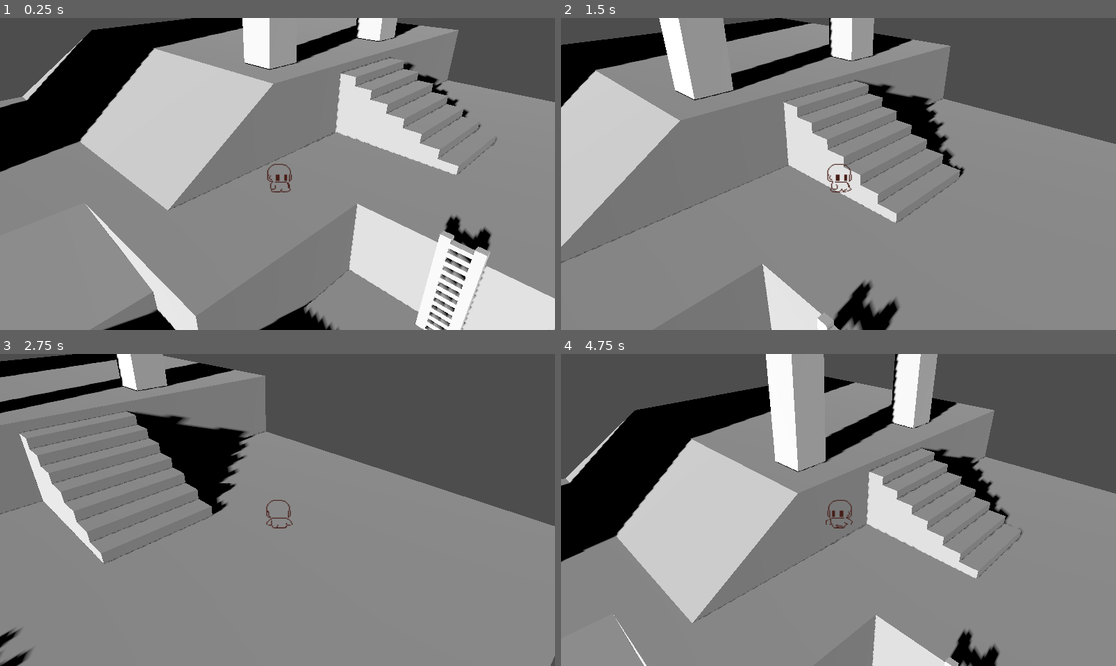
Above: before the commit, frames 1-4 (two rows, left to right).
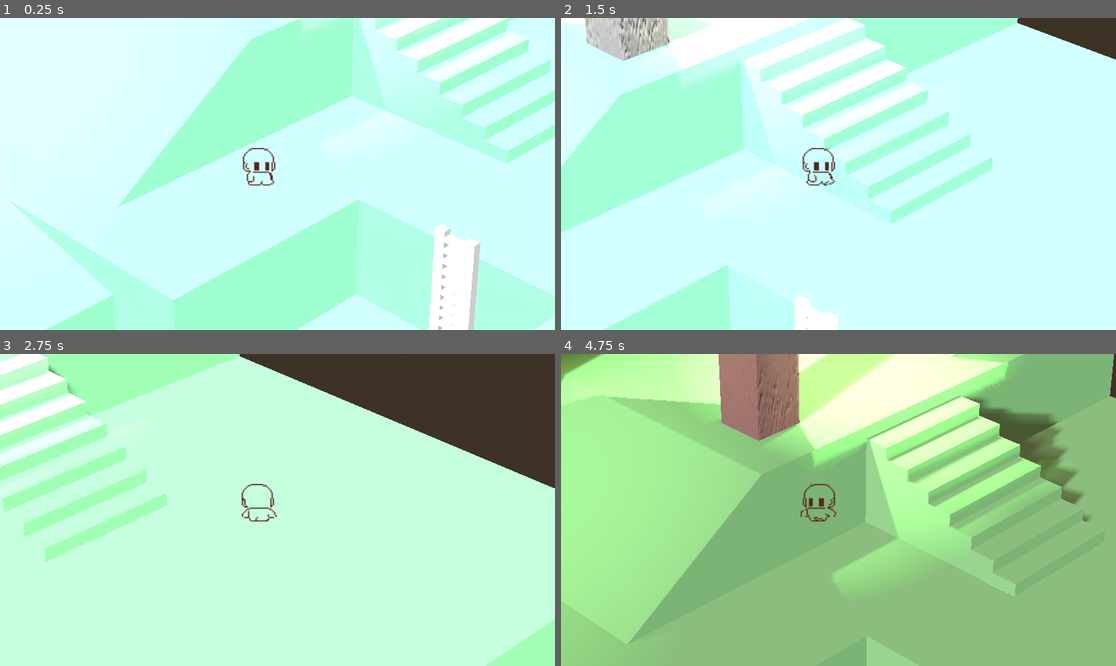
Above: after the commit, the same moments.

Repository: NiJingzhe/Travellers
Game: Godot game, scene res://scenes/test_world.tscn
The game is run twice, just before and just after one commit, with the same random seed, the same clock (stepped at 60 frames per second) and the same inputs. The engine's default icon, where the game draws it, is replaced by a stand-in: a white triangle on a blue panel in a dark square.
Inputs:
- Up to frame 1 (0.25 s): no input
- Up to frame 2 (1.5 s): tap Enter (ui_accept) at 0.5, 0.77 s; hold D (walk_right) 0.53-1.28 s; hold S (walk_down) from 1.28 s (still down)
- Up to frame 3 (2.75 s): tap Enter (ui_accept) at 1.52 s; release S (walk_down) at 2.03 s; hold D (walk_right) from 2.03 s (still down)
- Up to frame 4 (4.75 s): release D (walk_right) at 2.78 s; hold W (walk_up) 2.78-3.53 s; tap Enter (ui_accept) at 3.02, 3.77, 4.52 s; hold A (walk_left) from 3.53 s (still down)

The runs differ from the first frame. In frame 1, 98% of the frame differs, in the area x 0-100%, y 0-100%; in frame 2, 99%; in frame 3, 100%; in frame 4, 99%.

Commit message:
加入昼夜更替

Diff:
--- a/model/map/test_map/test_map.tscn
+++ b/model/map/test_map/test_map.tscn
@@ -1,15 +1,70 @@
-[gd_scene load_steps=8 format=3 uid="uid://doeosqkm7i4vl"]
+[gd_scene load_steps=15 format=3 uid="uid://doeosqkm7i4vl"]
 
 [ext_resource type="PackedScene" uid="uid://bbfldinuv4d7p" path="res://model/map/test_map/test_map.glb" id="1_xurgd"]
+
+[sub_resource type="StandardMaterial3D" id="StandardMaterial3D_mr8cb"]
+shading_mode = 2
+diffuse_mode = 3
+specular_mode = 1
+albedo_color = Color(0.32549, 0.584314, 0.415686, 1)
+subsurf_scatter_strength = 0.2
+texture_filter = 2
 
 [sub_resource type="ConcavePolygonShape3D" id="ConcavePolygonShape3D_5dwkk"]
 data = PackedVector3Array(10, -1, -10, 10, 1, 10, 10, 1, -10, 10, -1, -10, 10, -1, 10, 10, 1, 10, 2.977, 1, 10, -10, 2. …(7461 unchanged characters)…
 
+[sub_resource type="Gradient" id="Gradient_enyau"]
+interpolation_mode = 2
+offsets = PackedFloat32Array(0.157895, 0.473684, 0.842105, 1)
+colors = PackedColorArray(0, 0, 0, 1, 0.731643, 0.731643, 0.731643, 1, 0.818182, 0.818182, 0.818182, 1, 1, 1, 1, 1)
+
+[sub_resource type="FastNoiseLite" id="FastNoiseLite_wko5o"]
+noise_type = 0
+seed = 315
+frequency = 0.0105
+fractal_gain = 1.14
+fractal_weighted_strength = 0.08
+domain_warp_type = 1
+domain_warp_amplitude = 30.445
+domain_warp_frequency = 0.54
+domain_warp_fractal_octaves = 1
+domain_warp_fractal_lacunarity = 5.335
+domain_warp_fractal_gain = 1.895
+
+[sub_resource type="NoiseTexture2D" id="NoiseTexture2D_e6gf8"]
+invert = true
+seamless = true
+seamless_blend_skirt = 0.0
+as_normal_map = true
+color_ramp = SubResource("Gradient_enyau")
+noise = SubResource("FastNoiseLite_wko5o")
+
+[sub_resource type="StandardMaterial3D" id="StandardMaterial3D_rsgm8"]
+diffuse_mode = 3
+specular_mode = 1
+albedo_color = Color(0.337255, 0.337255, 0.337255, 1)
+normal_enabled = true
+normal_texture = SubResource("NoiseTexture2D_e6gf8")
+
 [sub_resource type="ConcavePolygonShape3D" id="ConcavePolygonShape3D_slqrw"]
 data = PackedVector3Array(-0.7808, 2.6317, 0.7808, 1.0906, 2.6317, 1.0906, 0.7808, 2.6317, 0.7808, -0.7808, 2.6317, 0.7 …(2624 unchanged characters)…
 
+[sub_resource type="StandardMaterial3D" id="StandardMaterial3D_v1rwl"]
+diffuse_mode = 3
+specular_mode = 1
+albedo_color = Color(0.337255, 0.337255, 0.337255, 1)
+normal_enabled = true
+normal_texture = SubResource("NoiseTexture2D_e6gf8")
+
 [sub_resource type="ConcavePolygonShape3D" id="ConcavePolygonShape3D_mflcp"]
 data = PackedVector3Array(-0.7808, 2.6317, 0.7808, 1.0906, 2.6317, 1.0906, 0.7808, 2.6317, 0.7808, -0.7808, 2.6317, 0.7 …(2624 unchanged characters)…
+
+[sub_resource type="StandardMaterial3D" id="StandardMaterial3D_qt2l8"]
+diffuse_mode = 3
+specular_mode = 1
+albedo_color = Color(0.337255, 0.337255, 0.337255, 1)
+normal_enabled = true
+normal_texture = SubResource("NoiseTexture2D_e6gf8")
 
 [sub_resource type="ConcavePolygonShape3D" id="ConcavePolygonShape3D_tprbe"]
 data = PackedVector3Array(-1.7866, -3.4499, -0.9543, -1.7866, 3.4499, -1.9085, -1.7866, 3.4499, -0.9543, -1.7866, -3.44 …(12686 unchanged characters)…
@@ -22,20 +77,33 @@
 
 [node name="test_map" instance=ExtResource("1_xurgd")]
 
+[node name="Cube" parent="." index="0"]
+material_override = SubResource("StandardMaterial3D_mr8cb")
+
 [node name="StaticBody3D" type="StaticBody3D" parent="Cube" index="0"]
 
 [node name="CollisionShape3D" type="CollisionShape3D" parent="Cube/StaticBody3D" index="0"]
 shape = SubResource("ConcavePolygonShape3D_5dwkk")
+
+[node name="立方体" parent="." index="1"]
+material_override = SubResource("StandardMaterial3D_rsgm8")
 
 [node name="StaticBody3D" type="StaticBody3D" parent="立方体" index="0"]
 
 [node name="CollisionShape3D" type="CollisionShape3D" parent="立方体/StaticBody3D" index="0"]
 shape = SubResource("ConcavePolygonShape3D_slqrw")
 
+[node name="立方体001" parent="." index="2"]
+transform = Transform3D(0.624097, 0, 0, 0, 0.624097, 0, 0, 0, 0.624097, -6.29721, 4.89347, 1.39025)
+material_override = SubResource("StandardMaterial3D_v1rwl")
+
 [node name="StaticBody3D" type="StaticBody3D" parent="立方体001" index="0"]
 
 [node name="CollisionShape3D" type="CollisionShape3D" parent="立方体001/StaticBody3D" index="0"]
 shape = SubResource("ConcavePolygonShape3D_mflcp")
+
+[node name="立方体002" parent="." index="3"]
+material_override = SubResource("StandardMaterial3D_qt2l8")
 
 [node name="StaticBody3D" type="StaticBody3D" parent="立方体002" index="0"]
 
--- a/project.godot
+++ b/project.godot
@@ -14,6 +14,10 @@
 run/main_scene="res://scenes/test_world.tscn"
 config/features=PackedStringArray("4.1", "Mobile")
 config/icon="res://icon.svg"
+
+[display]
+
+window/size/resizable=false
 
 [input]
 
@@ -47,3 +51,11 @@
 "events": [Object(InputEventKey,"resource_local_to_scene":false,"resource_name":"","device":-1,"window_id":0,"alt_pressed":false,"shift_pressed":false,"ctrl_pressed":false,"meta_pressed":false,"pressed":false,"keycode":0,"physical_keycode":66,"key_label":0,"unicode":98,"echo":false,"script":null)
 ]
 }
+
+[rendering]
+
+lights_and_shadows/positional_shadow/soft_shadow_filter_quality=3
+lights_and_shadows/positional_shadow/soft_shadow_filter_quality.mobile=2
+lights_and_shadows/positional_shadow/atlas_quadrant_1_subdiv=3
+lights_and_shadows/positional_shadow/atlas_quadrant_2_subdiv=4
+lights_and_shadows/positional_shadow/atlas_quadrant_3_subdiv=5
--- a/scenes/player.tscn
+++ b/scenes/player.tscn
@@ -247,7 +247,7 @@
 shape = SubResource("CapsuleShape3D_4vu74")
 
 [node name="Camera3D" type="Camera3D" parent="."]
-transform = Transform3D(0.707107, -0.353553, 0.612373, 0, 0.866026, 0.5, -0.707107, -0.353553, 0.612373, 2.42001, 2.17637, 2.45068)
+transform = Transform3D(0.707107, -0.353553, 0.612373, 0, 0.866026, 0.499999, -0.707107, -0.353553, 0.612373, 7.44909, 6.06758, 7.24)
 current = true
-fov = 45.0
-size = 5.0
+fov = 12.0
+size = 6.0
--- /dev/null
+++ b/scenes/sun_system.tscn
@@ -0,0 +1,58 @@
+[gd_scene load_steps=8 format=3 uid="uid://7p7nnxrq2a1k"]
+
+[ext_resource type="Script" path="res://script/TimeSystem/ShadowCaster.gd" id="1_mdjbs"]
+[ext_resource type="Script" path="res://script/TimeSystem/sun_system.gd" id="1_prdnq"]
+[ext_resource type="Script" path="res://script/TimeSystem/TimeSystemVisualEffect.gd" id="2_yyxts"]
+
+[sub_resource type="Curve" id="Curve_8fcsj"]
+bake_resolution = 200
+_data = [Vector2(0.0762332, 0.178947), 0.0, 0.0, 0, 0, Vector2(0.237668, 0.242105), 0.0, 0.0, 0, 0, Vector2(0.497758, 1), 0.0, 0.0, 0, 0, Vector2(0.61435, 1), 0.0, 0.0, 0, 0, Vector2(0.878924, 0.189474), 0.0, 0.0, 0, 0, Vector2(1, 0.168421), 0.0, 0.0, 0, 0]
+point_count = 6
+
+[sub_resource type="Curve" id="Curve_usimw"]
+min_value = -180.0
+max_value = 180.0
+_data = [Vector2(0, -180), 0.0, 0.0, 0, 0, Vector2(0.25, -90), 0.0, 0.0, 0, 0, Vector2(0.5, -20), 0.0, 0.0, 0, 0, Vector2(0.75, 90), 0.0, 0.0, 0, 0, Vector2(1, 180), 0.0, 0.0, 0, 0]
+point_count = 5
+
+[sub_resource type="Curve" id="Curve_npf70"]
+_data = [Vector2(0, 1), 0.0, 0.0716755, 0, 0, Vector2(1e-05, 1), 0.0, 0.0, 0, 0, Vector2(0.255605, 0.621053), -4.2805, -4.2805, 0, 0, Vector2(0.515695, 0.2), 0.0266749, 0.0266749, 0, 0, Vector2(1, 0.2), 0.0, 0.0, 0, 0]
+point_count = 5
+
+[sub_resource type="Curve" id="Curve_ehxch"]
+_data = [Vector2(0, 0), 0.0, 0.0, 0, 0, Vector2(0.224215, 0), 0.0, 0.0, 0, 0, Vector2(0.493274, 0.715789), 1.51443, 1.51443, 0, 0, Vector2(1, 1), 0.0, 0.0, 0, 0]
+point_count = 4
+
+[node name="SunSystem" type="Node3D"]
+script = ExtResource("1_prdnq")
+energy_curve = SubResource("Curve_8fcsj")
+dawntime_color = Color(0.341176, 0.443137, 0.517647, 1)
+dusktime_color = Color(0.854902, 0.376471, 0.337255, 1)
+time_of_whole_day = 20.0
+angle_curve = SubResource("Curve_usimw")
+shadow_blur_curve = SubResource("Curve_npf70")
+shadow_transparency_curve = SubResource("Curve_ehxch")
+
+[node name="Timer" type="Timer" parent="."]
+wait_time = 0.1
+autostart = true
+
+[node name="ShadowCaster" type="DirectionalLight3D" parent="."]
+transform = Transform3D(0.969343, -9.02771e-10, 0.245713, 9.31323e-10, 1, 0, -0.245713, 2.28838e-10, 0.969343, 1, 7.69132, -1.07288e-06)
+light_energy = 0.6
+shadow_enabled = true
+shadow_bias = 0.25
+shadow_normal_bias = 3.0
+shadow_reverse_cull_face = true
+shadow_blur = 0.2
+directional_shadow_blend_splits = true
+script = ExtResource("1_mdjbs")
+
+[node name="Sun" type="DirectionalLight3D" parent="."]
+transform = Transform3D(0.965926, -0.183013, 0.183013, 0, 0.707107, 0.707107, -0.258819, -0.683013, 0.683013, 0, 11, 0)
+shadow_normal_bias = 2.6
+shadow_reverse_cull_face = true
+shadow_blur = 0.2
+script = ExtResource("2_yyxts")
+
+[connection signal="timeout" from="Timer" to="." method="_on_timer_timeout"]
--- a/scenes/test_world.tscn
+++ b/scenes/test_world.tscn
@@ -1,19 +1,81 @@
-[gd_scene load_steps=4 format=3 uid="uid://d1fhknnlbnafw"]
+[gd_scene load_steps=11 format=3 uid="uid://d1fhknnlbnafw"]
 
 [ext_resource type="PackedScene" uid="uid://6uqhlg6628o8" path="res://scenes/player.tscn" id="1_cpdod"]
+[ext_resource type="PackedScene" uid="uid://7p7nnxrq2a1k" path="res://scenes/sun_system.tscn" id="1_doesi"]
 [ext_resource type="PackedScene" uid="uid://doeosqkm7i4vl" path="res://model/map/test_map/test_map.tscn" id="2_i4py4"]
-[ext_resource type="PackedScene" uid="uid://o4j3bjvq5ecd" path="res://scenes/data_manager.tscn" id="3_qo6m8"]
+[ext_resource type="Shader" uid="uid://k6erj4lpdfxr" path="res://shaders/pixelized/pixelized_method1.tres" id="3_xqvfx"]
+[ext_resource type="Texture2D" uid="uid://12qyvg0nh4o8" path="res://icon.svg" id="4_m1yiy"]
+
+[sub_resource type="ProceduralSkyMaterial" id="ProceduralSkyMaterial_44m1t"]
+sky_energy_multiplier = 0.2
+
+[sub_resource type="Sky" id="Sky_6w7xv"]
+sky_material = SubResource("ProceduralSkyMaterial_44m1t")
+
+[sub_resource type="Environment" id="Environment_cwefi"]
+background_mode = 2
+sky = SubResource("Sky_6w7xv")
+ambient_light_source = 3
+ambient_light_color = Color(0.94902, 0.956863, 0.705882, 1)
+reflected_light_source = 2
+tonemap_mode = 2
+ssr_enabled = true
+ssr_max_steps = 128
+sdfgi_use_occlusion = true
+sdfgi_bounce_feedback = 0.3
+
+[sub_resource type="CameraAttributesPractical" id="CameraAttributesPractical_inn51"]
+auto_exposure_scale = 0.08
+auto_exposure_speed = 0.2
+dof_blur_near_enabled = true
+
+[sub_resource type="ShaderMaterial" id="ShaderMaterial_ounqe"]
+shader = ExtResource("3_xqvfx")
+shader_parameter/pixelRate = 250.0
 
 [node name="TestWorld" type="Node3D"]
+
+[node name="WorldEnvironment" type="WorldEnvironment" parent="."]
+environment = SubResource("Environment_cwefi")
+camera_attributes = SubResource("CameraAttributesPractical_inn51")
+
+[node name="SunSystem" parent="." instance=ExtResource("1_doesi")]
 
 [node name="Player" parent="." instance=ExtResource("1_cpdod")]
 transform = Transform3D(2, 0, 0, 0, 2, 0, 0, 0, 2, 1.07111, 1.32523, 0.883036)
 
-[node name="DirectionalLight3D" type="DirectionalLight3D" parent="."]
-transform = Transform3D(-0.218301, 0.954101, 0.205026, -0.920888, -0.270933, 0.280288, 0.322971, -0.127619, 0.937765, 0, 9.76019, 4.09857)
-shadow_enabled = true
-
 [node name="test_map" parent="." instance=ExtResource("2_i4py4")]
 transform = Transform3D(-4.37114e-08, 0, -1, 0, 1, 0, 1, 0, -4.37114e-08, 0, 0, 0)
 
-[node name="DataBase" parent="." instance=ExtResource("3_qo6m8")]
+[node name="LightOnStone4" type="OmniLight3D" parent="."]
+transform = Transform3D(1, 0, 0, 0, 1, 0, 0, 0, 1, -3.93537, 6.93631, 5.26542)
+light_color = Color(0.831373, 0.839216, 0.572549, 1)
+shadow_enabled = true
+omni_range = 8.39905
+
+[node name="LightOnStone3" type="OmniLight3D" parent="."]
+transform = Transform3D(1, 0, 0, 0, 1, 0, 0, 0, 1, -3.76362, 7.31466, 8.04921)
+light_color = Color(0.831373, 0.839216, 0.572549, 1)
+shadow_enabled = true
+omni_range = 8.39905
+
+[node name="LightOnStone2" type="OmniLight3D" parent="."]
+transform = Transform3D(1, 0, 0, 0, 1, 0, 0, 0, 1, -1.36459, 6.297, -5.55856)
+light_color = Color(0.831373, 0.839216, 0.572549, 1)
+shadow_enabled = true
+omni_range = 6.26808
+omni_attenuation = 0.233258
+
+[node name="LightOnStone1" type="OmniLight3D" parent="."]
+transform = Transform3D(1, 0, 0, 0, 1, 0, 0, 0, 1, -1.46218, 6.25065, -2.03843)
+light_color = Color(0.87451, 0.847059, 0.6, 1)
+shadow_enabled = true
+omni_range = 6.46636
+omni_attenuation = 0.25
+
+[node name="pixelizedShaders" type="Sprite2D" parent="."]
+visible = false
+material = SubResource("ShaderMaterial_ounqe")
+position = Vector2(576, 324.5)
+scale = Vector2(9, 5.05469)
+texture = ExtResource("4_m1yiy")
--- a/script/DataManager/DataManager.gd
+++ b/script/DataManager/DataManager.gd
@@ -2,39 +2,10 @@
 extends Node
 class_name DataManager
 
-@export var data : Dictionary = {}
-@onready var data_segement_list : Array = []
-
-#设置初始数据
-func init_data_manager(init_data) -> void:
-	self.data = init_data
-	for key in self.data.keys():
-		self.data_segement_list.append(key)
-
-#获取当前实体的所有数据字段
-func get_data_segement_list() -> Array:
-	return self.data_segement_list as Array
-
-#获取某一个字段的具体数据
-func get_data(data_segement):
-	if data_segement in self.data_segement_list:
-		return self.data[data_segement]
-	else:
-		print("WARNING：你正在尝试访问不存在的数据！")
-		return false
-
-#设置一个数据段的值，可以添加新数据段
-func set_data(data_segement : String, value) -> void:
-	if data_segement not in self.data_segement_list:
-		data_segement_list.append(data_segement)
-
-	self.data.merge({data_segement : value}, true)
-
-#删除某个数据段
-func del_data(data_segement):
-	if data_segement in self.data_segement_list:
-		self.data_segement_list.remove_at(self.data_segement_list.bsearch(data_segement))
-		self.data.erase(data_segement)
-	else:
-		print("WARNING：你正在尝试删除不存在的数据！")
-		return false
+#What we gonna to do ?
+#通过一个Dict嵌套Array实现一个二维表
+#实现二维表的创建（即初始化字段）
+#字段的增删
+#返回所有的字段名称
+#记录的增删
+#根据某个字段值查找记录
--- /dev/null
+++ b/script/TimeSystem/ShadowCaster.gd
@@ -0,0 +1,30 @@
+extends DirectionalLight3D
+
+@onready var root : SunSystem = self.get_parent() as SunSystem
+@onready var angle_curve : Curve = root.angle_curve     #整体向左侧平移了0.25个循环
+@onready var shadow_blur_curve : Curve = root.shadow_blur_curve
+@onready var shadow_transparency_curve : Curve = root.shadow_transparency_curve
+@onready var game_time = root.game_time
+@onready var energy_curve : Curve = root.energy_curve
+# Called when the node enters the scene tree for the first time.
+func _ready():
+	#angle_curve.bake()
+	#shadow_blur_curve.bake()
+	#shadow_transparency_curve.bake()
+	pass
+
+# Called every frame. 'delta' is the elapsed time since the previous frame.
+func _process(delta):
+	game_time = root.game_time
+	self.light_energy = energy_curve.sample_baked(game_time / 24)
+	var temp_game_time = game_time / 24 - 0.25
+	if temp_game_time < 0:
+		temp_game_time += 1
+	self.rotation_degrees.x = angle_curve.sample_baked(temp_game_time)
+	self.shadow_blur = shadow_blur_curve.sample_baked(self.light_energy)
+	self.shadow_opacity = shadow_transparency_curve.sample_baked(self.light_energy)
+
+	if self.rotation_degrees.x > 10 and self.rotation_degrees.x < 170:
+		self.shadow_enabled = false
+	else:
+		self.shadow_enabled = true
--- /dev/null
+++ b/script/TimeSystem/TimeSystemVisualEffect.gd
@@ -0,0 +1,49 @@
+extends DirectionalLight3D
+
+@onready var root : SunSystem = self.get_parent() as SunSystem
+@onready var energy_curve : Curve = root.energy_curve
+@onready var dawntime_color : Color = root.dawntime_color
+@onready var daytime_color : Color = root.daytime_color
+@onready var dusktime_color : Color = root.dusktime_color
+@onready var nighttime_color : Color = root.nighttime_color
+@onready var time_of_whole_day : float = root.time_of_whole_day
+@onready var game_time : float = root.game_time
+@onready var sun : DirectionalLight3D = self
+@onready var DAWN_START : float = 3.5
+@onready var DAY_START : float = 6.5
+@onready var DUSK_START : float = 17
+@onready var NIGHT_START : float = 19.5
+
+
+func _ready():
+	pass
+	#energy_curve.bake()
+
+func _process(delta):
+
+	game_time = root.game_time
+
+	sun.light_energy = energy_curve.sample_baked(game_time / 24)
+
+	if game_time >= DAWN_START and game_time <= get_mid_value(DAWN_START, DAY_START, 0.6):
+		sun.light_color = dawntime_color
+	elif game_time > get_mid_value(DAWN_START, DAY_START, 0.6) and game_time <= DAY_START:
+		sun.light_color = dawntime_color.lerp(daytime_color, get_weight(get_mid_value(DAWN_START, DAY_START, 0.6), DAY_START, game_time))
+	elif game_time > DAY_START and game_time <= get_mid_value(DAY_START, DUSK_START, 0.6):
+		sun.light_color = daytime_color
+	elif game_time > get_mid_value(DAY_START, DUSK_START, 0.6) and game_time <= DUSK_START:
+		sun.light_color = daytime_color.lerp(dusktime_color, get_weight(get_mid_value(DAY_START, DUSK_START, 0.7), DUSK_START, game_time))
+	elif game_time > DUSK_START and game_time <= get_mid_value(DUSK_START, NIGHT_START, 0.8):
+		sun.light_color = dusktime_color
+	elif game_time > get_mid_value(DUSK_START, NIGHT_START, 0.8) and game_time < NIGHT_START:
+		sun.light_color = dusktime_color.lerp(nighttime_color, get_weight(get_mid_value(DUSK_START, NIGHT_START, 0.8), NIGHT_START, game_time))
+	elif game_time > NIGHT_START or game_time <= 24:
+		sun.light_color = nighttime_color
+	elif game_time >= 2 and game_time <= DAWN_START:
+		sun.light_color = nighttime_color.lerp(dawntime_color, get_weight(0, DAWN_START, game_time))
+
+func get_mid_value(start:float, end:float, t:float) -> float:
+	return t * (end - start) + start
+
+func get_weight(start:float, end:float, mid_val:float) -> float:
+	return (mid_val - start) / (end - start)
--- /dev/null
+++ b/script/TimeSystem/dayLightRotate.gd
@@ -0,0 +1,7 @@
+extends DirectionalLight3D
+
+@export var energy_curve : Curve
+@export var dawntime_color : Color = Color(0,0,0,1)
+@export var daytime_color : Color = Color(1, 1, 1, 1)
+@export var dusktime_color : Color = Color(0,0,0,1)
+@export var nighttime_color : Color = Color(0.2, 0.2, 0.5, 1)
--- /dev/null
+++ b/script/TimeSystem/sun_system.gd
@@ -0,0 +1,32 @@
+@tool
+extends Node3D
+class_name SunSystem
+
+@export var energy_curve : Curve
+@export var dawntime_color : Color = Color(0,0,0,1)
+@export var daytime_color : Color = Color(1, 1, 1, 1)
+@export var dusktime_color : Color = Color(0,0,0,1)
+@export var nighttime_color : Color = Color(0.2, 0.2, 0.5, 1)
+@export var time_of_whole_day : float
+@export var game_time : float = 12.0
+@export var angle_curve : Curve      #整体向左侧平移了0.25个循环
+@export var shadow_blur_curve : Curve
+@export var shadow_transparency_curve : Curve
+
+
+# Called when the node enters the scene tree for the first time.
+func _ready():
+	energy_curve.bake()
+	angle_curve.bake()
+	shadow_blur_curve.bake()
+	shadow_transparency_curve.bake()
+
+
+# Called every frame. 'delta' is the elapsed time since the previous frame.
+func _process(delta):
+	pass
+
+func _on_timer_timeout():
+	game_time += 24 / time_of_whole_day / 10
+	if game_time >= 24:
+		game_time = 0
--- /dev/null
+++ b/shaders/pixelized/pixelize_method2.gdshader
@@ -0,0 +1,16 @@
+shader_type spatial;
+render_mode unshaded;
+
+uniform sampler2D SCREEN_TEXTURE : hint_screen_texture, filter_linear_mipmap;
+
+const int pixel_size = 4; //resolution must be divisible by pixel_size
+
+void fragment() {
+	float x = float(int(FRAGCOORD.x) % pixel_size);
+	float y = float(int(FRAGCOORD.y) % pixel_size);
+
+	x = FRAGCOORD.x + floor(float(pixel_size) / 2.0) - x;
+	y = FRAGCOORD.y + floor(float(pixel_size) / 2.0) - y;
+
+	ALBEDO = texture(SCREEN_TEXTURE, vec2(x, y) / VIEWPORT_SIZE).xyz;
+}
--- /dev/null
+++ b/shaders/pixelized/pixelized_method1.tres
@@ -0,0 +1,93 @@
+[gd_resource type="VisualShader" load_steps=7 format=3 uid="uid://k6erj4lpdfxr"]
+
+[sub_resource type="VisualShaderNodeInput" id="VisualShaderNodeInput_5gesc"]
+output_port_for_preview = 0
+input_name = "uv"
+
+[sub_resource type="VisualShaderNodeFloatParameter" id="VisualShaderNodeFloatParameter_v7xxd"]
+output_port_for_preview = 0
+parameter_name = "pixelRate"
+hint = 2
+max = 512.0
+step = 2.0
+default_value_enabled = true
+default_value = 8.0
+
+[sub_resource type="VisualShaderNodeVectorOp" id="VisualShaderNodeVectorOp_bewms"]
+output_port_for_preview = 0
+default_input_values = [0, Vector2(0, 0), 1, Vector2(0, 0)]
+op_type = 0
+operator = 2
+
+[sub_resource type="VisualShaderNodeVectorFunc" id="VisualShaderNodeVectorFunc_8pacx"]
+output_port_for_preview = 0
+default_input_values = [0, Vector2(0, 0)]
+op_type = 0
+function = 17
+
+[sub_resource type="VisualShaderNodeVectorOp" id="VisualShaderNodeVectorOp_t3wxs"]
+output_port_for_preview = 0
+default_input_values = [0, Vector2(0, 0), 1, Vector2(0, 0)]
+op_type = 0
+operator = 3
+
+[sub_resource type="VisualShaderNodeTexture" id="VisualShaderNodeTexture_ypfmw"]
+source = 1
+
+[resource]
+code = "shader_type canvas_item;
+render_mode blend_mix;
+
+uniform float pixelRate : hint_range(0, 512, 2) = 8;
+uniform sampler2D screen_tex_frg_7 : hint_screen_texture;
+
+
+
+void fragment() {
+// Input:2
+	vec2 n_out2p0 = UV;
+
+
+// FloatParameter:3
+	float n_out3p0 = pixelRate;
+
+
+// VectorOp:4
+	vec2 n_out4p0 = n_out2p0 * vec2(n_out3p0);
+
+
+// VectorFunc:5
+	vec2 n_out5p0 = floor(n_out4p0);
+
+
+// VectorOp:6
+	vec2 n_out6p0 = n_out5p0 / vec2(n_out3p0);
+
+
+	vec4 n_out7p0;
+// Texture2D:7
+	n_out7p0 = texture(screen_tex_frg_7, n_out6p0);
+
+
+// Output:0
+	COLOR.rgb = vec3(n_out7p0.xyz);
+
+
+}
+"
+mode = 1
+flags/light_only = false
+nodes/fragment/0/position = Vector2(1400, 180)
+nodes/fragment/2/node = SubResource("VisualShaderNodeInput_5gesc")
+nodes/fragment/2/position = Vector2(40, 80)
+nodes/fragment/3/node = SubResource("VisualShaderNodeFloatParameter_v7xxd")
+nodes/fragment/3/position = Vector2(40, 320)
+nodes/fragment/4/node = SubResource("VisualShaderNodeVectorOp_bewms")
+nodes/fragment/4/position = Vector2(400, 20)
+nodes/fragment/5/node = SubResource("VisualShaderNodeVectorFunc_8pacx")
+nodes/fragment/5/position = Vector2(600, 40)
+nodes/fragment/6/node = SubResource("VisualShaderNodeVectorOp_t3wxs")
+nodes/fragment/6/position = Vector2(840, 220)
+nodes/fragment/7/node = SubResource("VisualShaderNodeTexture_ypfmw")
+nodes/fragment/7/position = Vector2(1134.93, 269.123)
+nodes/fragment/connections = PackedInt32Array(2, 0, 4, 0, 3, 0, 4, 1, 4, 0, 5, 0, 5, 0, 6, 0, 3, 0, 6, 1, 6, 0, 7, 0, 7, 0, 0, 0)
--- /dev/null
+++ b/shaders/reduse_color/reduse_color.gdshader
@@ -0,0 +1,102 @@
+shader_type spatial;
+
+//render_mode ambient_light_disabled;
+
+
+uniform vec4 albedo : source_color = vec4(1.0f);
+uniform sampler2D albedo_texture : source_color;
+uniform bool clamp_diffuse_to_max = false;
+
+uniform int cuts : hint_range(1, 8) = 3;
+uniform float wrap : hint_range(-2.0f, 2.0f) = 0.0f;
+uniform float steepness : hint_range(1.0f, 8.0f) = 1.0f;
+
+uniform bool use_attenuation = true;
+
+uniform bool use_specular = true;
+uniform float specular_strength : hint_range(0.0f, 1.0f) = 1.0f;
+uniform float specular_shininess : hint_range(0.0f, 32.0f) = 16.0f;
+uniform sampler2D specular_map : source_color;
+
+uniform bool use_rim = true;
+uniform float rim_width : hint_range(0.0f, 16.0f) = 8.0f;
+uniform vec4 rim_color : source_color = vec4(1.0f);
+
+uniform bool use_ramp = false;
+uniform sampler2D ramp : source_color;
+
+uniform bool use_borders = false;
+uniform float border_width = 0.01f;
+
+varying vec3 vertex_pos;
+varying vec3 normal;
+
+float split_specular(float specular) {
+	return step(0.5f, specular);
+}
+
+void vertex() {
+	vertex_pos = VERTEX;
+	normal = NORMAL;
+}
+
+void fragment() {
+	ALBEDO = albedo.rgb * texture(albedo_texture, UV).rgb;
+}
+
+void light() {
+	// Attenuation.
+	float attenuation = 1.0f;
+	if (use_attenuation) {
+		attenuation = ATTENUATION;
+	}
+
+	// Diffuse lighting.
+	float NdotL = dot(NORMAL, LIGHT);
+	float diffuse_amount = NdotL + (attenuation - 1.0) + wrap;
+	//float diffuse_amount = NdotL * attenuation + wrap;
+	diffuse_amount *= steepness;
+	float cuts_inv = 1.0f / float(cuts);
+	float diffuse_stepped = clamp(diffuse_amount + mod(1.0f - diffuse_amount, cuts_inv), 0.0f, 1.0f);
+
+	// Calculate borders.
+	float border = 0.0f;
+	if (use_borders) {
+		float corr_border_width = length(cross(NORMAL, LIGHT)) * border_width * steepness;
+		border = step(diffuse_stepped - corr_border_width, diffuse_amount)
+				 - step(1.0 - corr_border_width, diffuse_amount);
+	}
+
+	// Apply diffuse result to different styles.
+	vec3 diffuse = ALBEDO.rgb * LIGHT_COLOR / PI;
+	if (use_ramp) {
+		diffuse *= texture(ramp, vec2(diffuse_stepped * (1.0f - border), 0.0f)).rgb;
+	} else {
+		diffuse *= diffuse_stepped * (1.0f - border);
+	}
+
+	if (clamp_diffuse_to_max) {
+		// Clamp diffuse to max for multiple light sources.
+		DIFFUSE_LIGHT = max(DIFFUSE_LIGHT, diffuse);
+	} else {
+		DIFFUSE_LIGHT += diffuse;
+	}
+
+	// Specular lighting.
+	if (use_specular) {
+		vec3 H = normalize(LIGHT + VIEW);
+		float NdotH = dot(NORMAL, H);
+		float specular_amount = max(pow(NdotH, specular_shininess*specular_shininess), 0.0f)
+							    * texture(specular_map, UV).r
+								* attenuation;
+		specular_amount = split_specular(specular_amount);
+		SPECULAR_LIGHT += specular_strength * specular_amount * LIGHT_COLOR;
+	}
+
+	// Simple rim lighting.
+	if (use_rim) {
+		float NdotV = dot(NORMAL, VIEW);
+		float rim_light = pow(1.0 - NdotV, rim_width);
+		SPECULAR_LIGHT += rim_light * rim_color.rgb * rim_color.a * LIGHT_COLOR / PI; //Changed DIFFUSE_LIGHT to SPECULAR_LIGHT while migrating for similar result
+	}
+}
